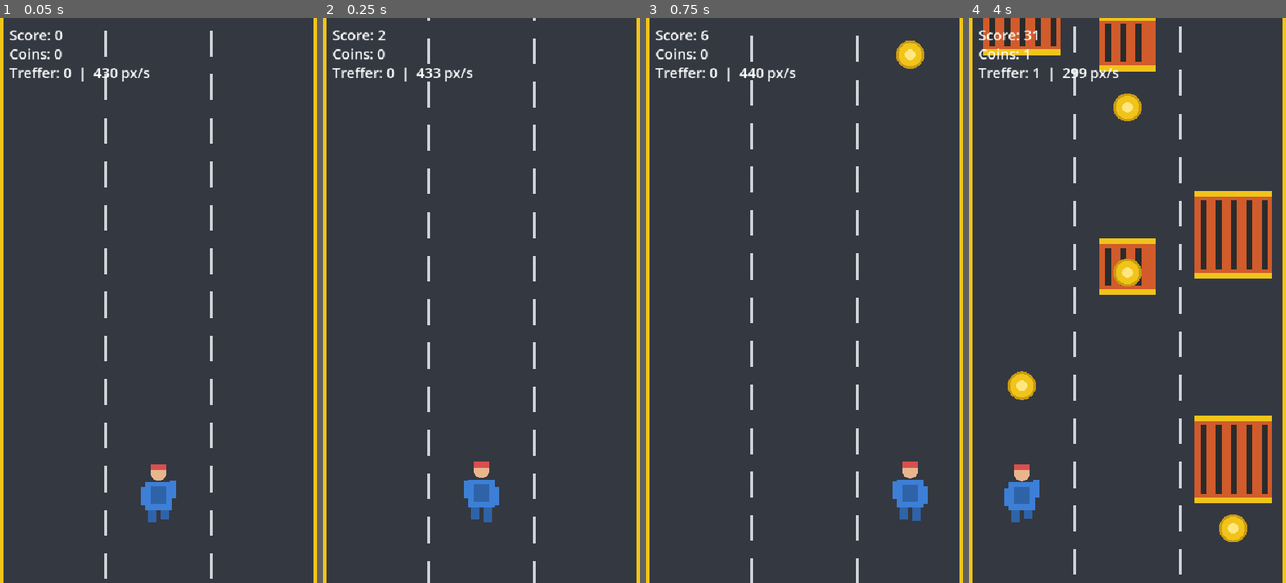
Above: before the commit, frames 1-4 (left to right).
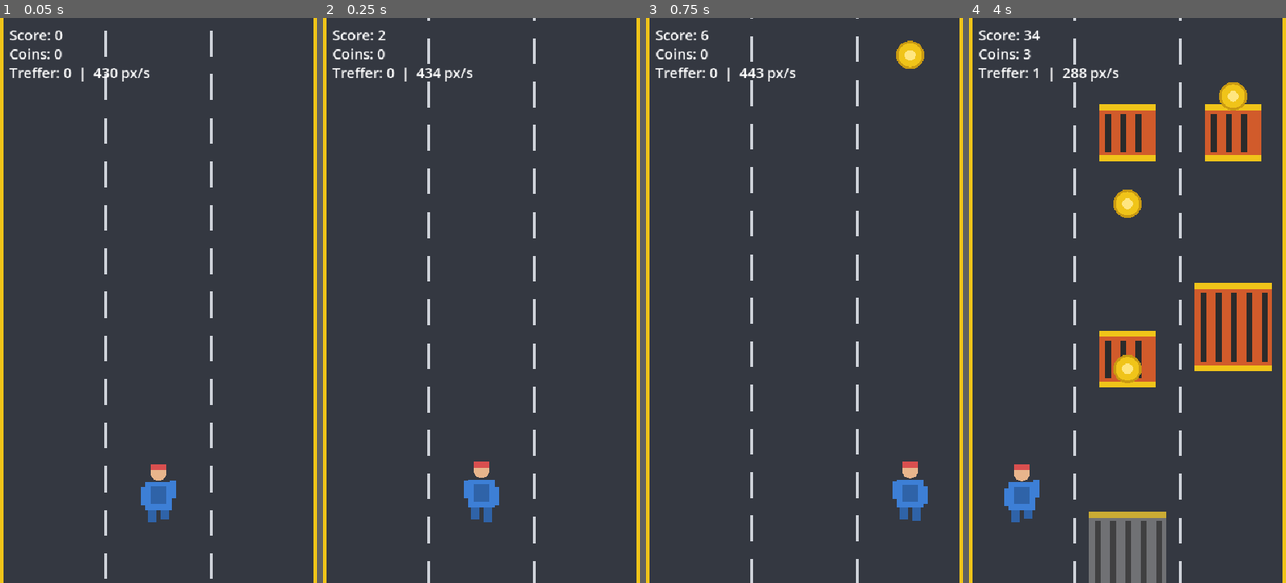
Above: after the commit, the same moments.

Repository: LauxThomas/AffectiveFlowAI_Engine
Game: Godot game, scene res://game/main.tscn
The game is run twice, just before and just after one commit, with the same random seed, the same clock (stepped at 60 frames per second) and the same inputs.
Inputs (mouse positions are in pixels of both pictures, inside the frame that each line leads up to):
- Up to frame 1 (0.05 s): no input
- Up to frame 2 (0.25 s): no input
- Up to frame 3 (0.75 s): tap Enter at 0.5 s; move the mouse to (874, 272) at 0.52 s; hold D from 0.53 s (still down); click (874, 272) at 0.67 s
- Up to frame 4 (4 s): release D at 1.25 s; drag from (1064, 328) to (1232, 492) at 1.27 s; move the mouse to (1159, 176) at 2.02 s; hold D 2.03-2.75 s; drag from (1111, 413) to (1022, 470) at 2.77 s; move the mouse to (1222, 385) at 3.52 s; hold A from 3.53 s (still down)

Frame 1 is identical in both runs. In frame 2, less than 0.1% of the frame differs, in the area x 32-68%, y 8-70%; in frame 3, less than 0.1%; in frame 4, 21%, in the area x 4-96%, y 0-100%.

Commit message:
Wire RuleBasedPolicy into live gameplay adaptation
Adds IAdaptationPolicy/RuleBasedPolicy (rate-limited, hint-cooldown'd,
targets a FLOW band) and makes AffectiveEngine.get_params() live.
main.gd's speed control now layers params.speed_mult on top of the
original natural acceleration/hit-slowdown (renamed to _base_speed),
spawn gap scales with params.spawn_mult, and the 2-lane-block chance
scales with params.difficulty. player.gd shows a pulsing hint beacon
over the safe lane when hint_level > 0. No-game-over design untouched.
Verified via headless import, Web export, and a 12s runtime smoke test
that exercised the OVERWHELM/hint path under real conditions (no input
-> stationary player accumulates hits) - all clean.

Diff:
--- a/affective/affective_engine.gd
+++ b/affective/affective_engine.gd
@@ -32,6 +32,7 @@
 var _window: FeatureWindow = FeatureWindow.new()
 var _baseline: UserBaseline
 var _model: ICognitiveLoadModel
+var _policy: IAdaptationPolicy = RuleBasedPolicy.new()
 var _last_tick_usec: int = 0
 var _last_features: Dictionary = {}
 var _last_load: float = 0.0
@@ -96,6 +97,14 @@
 		_current_state = _pending_state
 		state_changed.emit(_current_state)
 
+	# Two independent consumers (main.gd via get_params(), the HUD via this
+	# signal) each get their own duplicated copy - never the shared instance.
+	var next_params: AdaptationParams = _policy.decide(_current_state, _last_load, TICK_INTERVAL)
+	var params_changed_flag := not next_params.is_close_to(_current_params, 0.01)
+	_current_params = next_params
+	if params_changed_flag:
+		params_changed.emit(_current_params.duplicate_params())
+
 	_ticks_since_save += 1
 	if _ticks_since_save >= BASELINE_SAVE_INTERVAL_TICKS:
 		_baseline.save()
--- /dev/null
+++ b/affective/policy/i_adaptation_policy.gd
@@ -0,0 +1,9 @@
+extends RefCounted
+class_name IAdaptationPolicy
+
+# Swappable seam: a future RL agent implements this same
+# decide(state, load, dt) -> AdaptationParams signature and drops in without
+# touching game/ code.
+func decide(_state: AffectiveTypes.CognitiveState, _load: float, _dt: float) -> AdaptationParams:
+	assert(false, "IAdaptationPolicy.decide() must be overridden")
+	return AdaptationParams.new()
--- /dev/null
+++ b/affective/policy/rule_based_policy.gd
@@ -0,0 +1,59 @@
+# v1 rule-based scaffolding policy: targets a FLOW band, deterministic and
+# documented. A future RL agent implements the same decide(state, load, dt)
+# signature and drops in without touching game/ code.
+extends IAdaptationPolicy
+class_name RuleBasedPolicy
+
+const MAX_STEP_PER_TICK := 0.03      # rate-limits speed/spawn drift - smooth, not jumpy
+const HINT_COOLDOWN_SEC := 15.0      # hints don't spam
+const DIFFICULTY_COOLDOWN_SEC := 4.0 # difficulty tier moves at most once per cooldown
+const PROGRESSION_RATE := 0.01       # slow long-term creep while sustained in FLOW
+const ASSIST_LOAD_THRESHOLD := 0.85  # brief slow-mo only at extreme overwhelm
+
+var _params: AdaptationParams = AdaptationParams.new()
+var _hint_cooldown_remaining: float = 0.0
+var _difficulty_cooldown_remaining: float = 0.0
+
+func decide(state: AffectiveTypes.CognitiveState, load: float, dt: float) -> AdaptationParams:
+	var target: AdaptationParams = _params.duplicate_params()
+	var difficulty_step := 0
+
+	match state:
+		AffectiveTypes.CognitiveState.BOREDOM:
+			target.speed_mult = AdaptationParams.MAX_SPEED_MULT
+			target.spawn_mult = AdaptationParams.MAX_SPAWN_MULT
+			target.hint_level = maxi(target.hint_level - 1, 0)
+			target.assist = false
+			difficulty_step = 1
+		AffectiveTypes.CognitiveState.OVERWHELM:
+			target.speed_mult = AdaptationParams.MIN_SPEED_MULT
+			target.spawn_mult = AdaptationParams.MIN_SPAWN_MULT
+			target.assist = load > ASSIST_LOAD_THRESHOLD
+			if _hint_cooldown_remaining <= 0.0:
+				target.hint_level = mini(target.hint_level + 1, AdaptationParams.MAX_HINT_LEVEL)
+				_hint_cooldown_remaining = HINT_COOLDOWN_SEC
+			difficulty_step = -1
+		AffectiveTypes.CognitiveState.FLOW:
+			target.assist = false
+			target.hint_level = maxi(target.hint_level - 1, 0)
+			target.speed_mult = minf(target.speed_mult + PROGRESSION_RATE * dt, AdaptationParams.MAX_SPEED_MULT)
+
+	_hint_cooldown_remaining = maxf(_hint_cooldown_remaining - dt, 0.0)
+	_difficulty_cooldown_remaining = maxf(_difficulty_cooldown_remaining - dt, 0.0)
+	if difficulty_step != 0 and _difficulty_cooldown_remaining <= 0.0:
+		target.difficulty = clampi(target.difficulty + difficulty_step, 0, AdaptationParams.MAX_DIFFICULTY)
+		_difficulty_cooldown_remaining = DIFFICULTY_COOLDOWN_SEC
+	else:
+		target.difficulty = _params.difficulty
+
+	_params.speed_mult = _step_toward(_params.speed_mult, target.speed_mult, MAX_STEP_PER_TICK)
+	_params.spawn_mult = _step_toward(_params.spawn_mult, target.spawn_mult, MAX_STEP_PER_TICK)
+	_params.difficulty = target.difficulty
+	_params.hint_level = target.hint_level
+	_params.assist = target.assist
+	_params.clamp_values()
+
+	return _params.duplicate_params()
+
+func _step_toward(current: float, target: float, max_step: float) -> float:
+	return current + clampf(target - current, -max_step, max_step)
--- a/game/main.gd
+++ b/game/main.gd
@@ -21,6 +21,7 @@
 ]
 
 # ─── State ─────────────────────────────────────────────────
+var _base_speed := START_SPEED   # natural pre-adaptation speed; final speed = _base_speed * params.speed_mult
 var speed := START_SPEED
 var score := 0.0
 var hits := 0
@@ -31,6 +32,7 @@
 var _player_y := 0.0
 var _lanes: Array[float] = []
 var _open_zone: Node2D = null
+var _hint_free_lane: int = -1
 
 @onready var player: Node2D = $Player
 @onready var score_label: Label = $UI/ScoreLabel
@@ -54,7 +56,10 @@
 	return w * (float(i) + 0.5) / float(LANE_COUNT)
 
 func _process(delta: float) -> void:
-	speed = minf(speed + SPEED_GAIN * delta, MAX_SPEED)
+	var params: AdaptationParams = AffectiveEngine.get_params()
+
+	_base_speed = minf(_base_speed + SPEED_GAIN * delta, MAX_SPEED)
+	speed = _base_speed * params.speed_mult
 	var move := speed * delta
 	score += move * SCORE_RATE
 	_scroll += move
@@ -76,8 +81,8 @@
 	# Hindernisse
 	_dist_ob -= move
 	if _dist_ob <= 0.0:
-		_spawn_obstacles()
-		var gap: float = maxf(240.0, speed * 0.55)
+		_spawn_obstacles(params.difficulty)
+		var gap: float = maxf(240.0, speed * 0.55) / maxf(params.spawn_mult, 0.01)
 		_dist_ob = gap + randf_range(40.0, 220.0)
 
 	# Münzen
@@ -86,12 +91,18 @@
 		_spawn_coin()
 		_dist_coin = randf_range(150.0, 300.0)
 
+	if player.has_method("set_hint_lane"):
+		player.set_hint_lane(_hint_free_lane if params.hint_level > 0 else -1)
+
 	_update_ui()
 	queue_redraw()
 
-func _spawn_obstacles() -> void:
-	# 1 oder 2 Lanes blockieren -> es bleibt IMMER mind. 1 Lane frei
-	var count := 1 if randf() < 0.6 else 2
+func _spawn_obstacles(difficulty: int) -> void:
+	# 1 oder 2 Lanes blockieren -> es bleibt IMMER mind. 1 Lane frei.
+	# 2-lane chance scales with the adaptation difficulty tier (denser/harder
+	# when the estimator pushes toward BOREDOM's higher difficulty).
+	var two_lane_chance: float = clampf(0.2 + 0.15 * float(difficulty), 0.1, 0.7)
+	var count := 2 if randf() < two_lane_chance else 1
 	var lanes: Array[int] = [0, 1, 2]
 	lanes.shuffle()
 	for k in count:
@@ -105,6 +116,7 @@
 		ob.add_to_group("decision_zone")
 		ob.hit.connect(_on_obstacle_hit.bind(ob))
 		add_child(ob)
+	_hint_free_lane = lanes[count] if count < LANE_COUNT else -1
 
 func _spawn_coin() -> void:
 	var lane := randi() % LANE_COUNT
@@ -118,7 +130,7 @@
 	_close_zone(ob)
 	AffectiveEngine.report_event(AffectiveTypes.EventType.HIT, {})
 	hits += 1
-	speed = maxf(speed * HIT_FACTOR, MIN_SPEED)   # abbremsen statt stoppen
+	_base_speed = maxf(_base_speed * HIT_FACTOR, MIN_SPEED)   # abbremsen statt stoppen
 	if player.has_method("flash"):
 		player.flash()
 	_update_ui()
--- a/game/player.gd
+++ b/game/player.gd
@@ -17,6 +17,7 @@
 var _touch_start_usec := 0
 var _last_input_usec := 0
 var _idle_reported := false
+var _hint_lane := -1
 
 func setup(lanes: Array[float], start_lane: int) -> void:
 	lane_x = lanes
@@ -24,6 +25,9 @@
 	position.x = lane_x[current_lane]
 	_target_x = position.x
 	_last_input_usec = Time.get_ticks_usec()
+
+func set_hint_lane(lane: int) -> void:
+	_hint_lane = lane
 
 func _input(event: InputEvent) -> void:
 	# Tastatur: A/D oder Pfeiltasten
@@ -138,3 +142,14 @@
 	draw_circle(Vector2(0, -40 + bob), 14, skin)
 	# Mütze
 	draw_rect(Rect2(-14, -54 + bob, 28, 10), Color("d94f4f"))
+
+	_draw_hint_beacon()
+
+# Scaffolding hint (AdaptationParams.hint_level > 0): a pulsing beacon over
+# the safe lane, positioned relative to this node's own lane_x table.
+func _draw_hint_beacon() -> void:
+	if _hint_lane < 0 or _hint_lane >= lane_x.size() or _hint_lane == current_lane:
+		return
+	var offset_x: float = lane_x[_hint_lane] - position.x
+	var pulse := 0.6 + 0.4 * sin(_run_t * 6.0)
+	draw_circle(Vector2(offset_x, -90.0), 16.0 * pulse, Color(0.3, 0.9, 0.5, 0.8))
Not shown, added: affective/policy/i_adaptation_policy.gd.uid
Not shown, added: affective/policy/rule_based_policy.gd.uid
Not shown, changed: docs/MVP_SPEC.md
